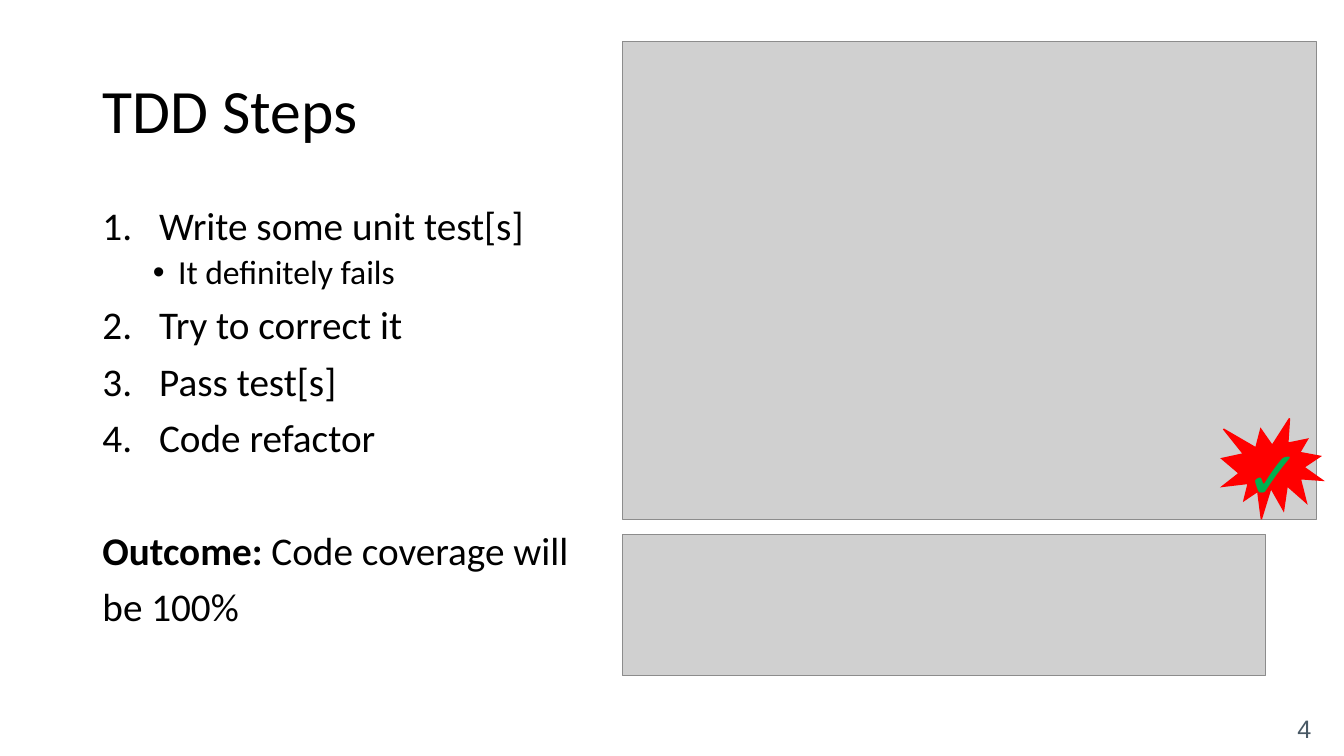
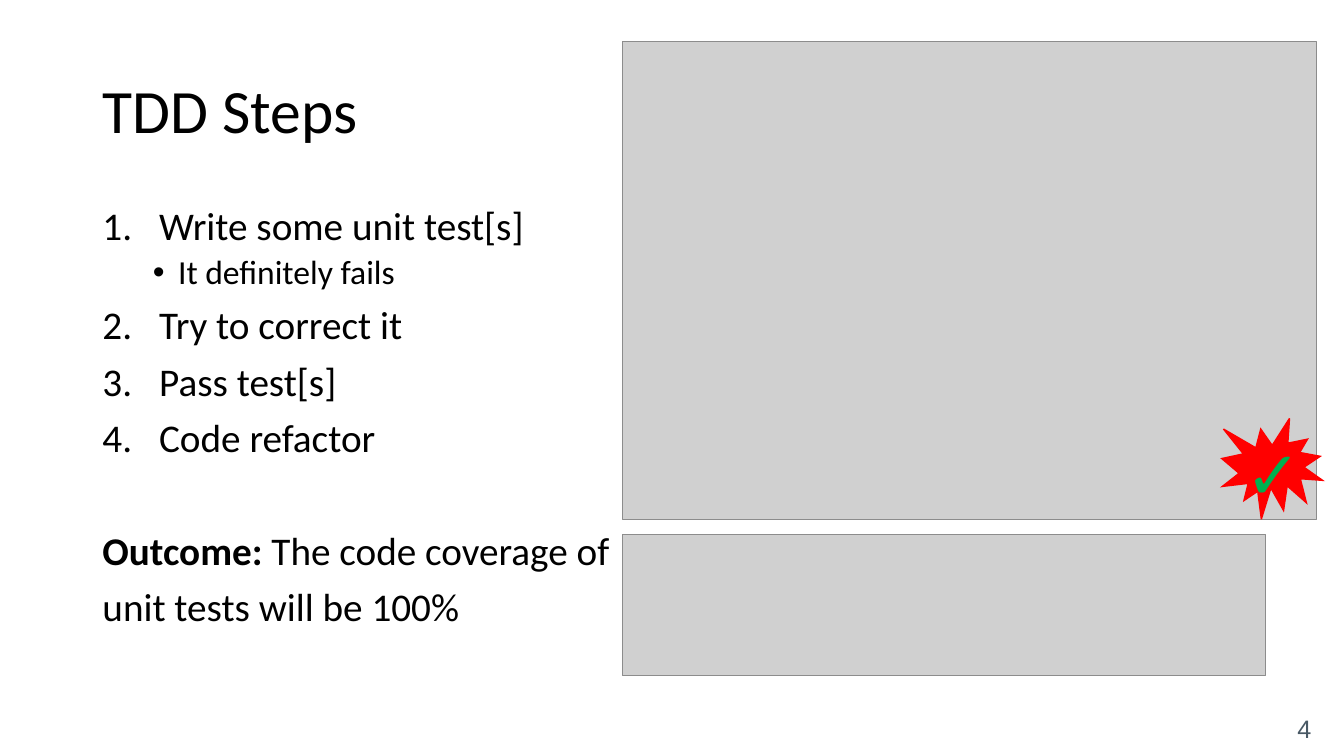
Before and after one commit to mostafarastgar/mockito-project, a slide deck: slide 4 of TDD_BDD Introduction.pptx. Drawn at 1344x756 pixels with LibreOffice and Linux fonts; fonts in the diff are those of the drawing; grey boxes stand for pictures. Boxes give left, top, right and bottom in pixels: in the first picture for what was removed or moved away, otherwise in the second. Text is boxed around its words. In the diff, an @@ line names an element or a change of style, - is before the commit and + after.

```diff
--- a/TDD_BDD Introduction.pptx
+++ b/TDD_BDD Introduction.pptx
@@ text at (102, 537, 610, 622): text changed @@
-Outcome: Code coverage will
-be 100%
+Outcome: The code coverage of
+unit tests will be 100%
```
Also in this commit, not shown: 3 other slides changed.
